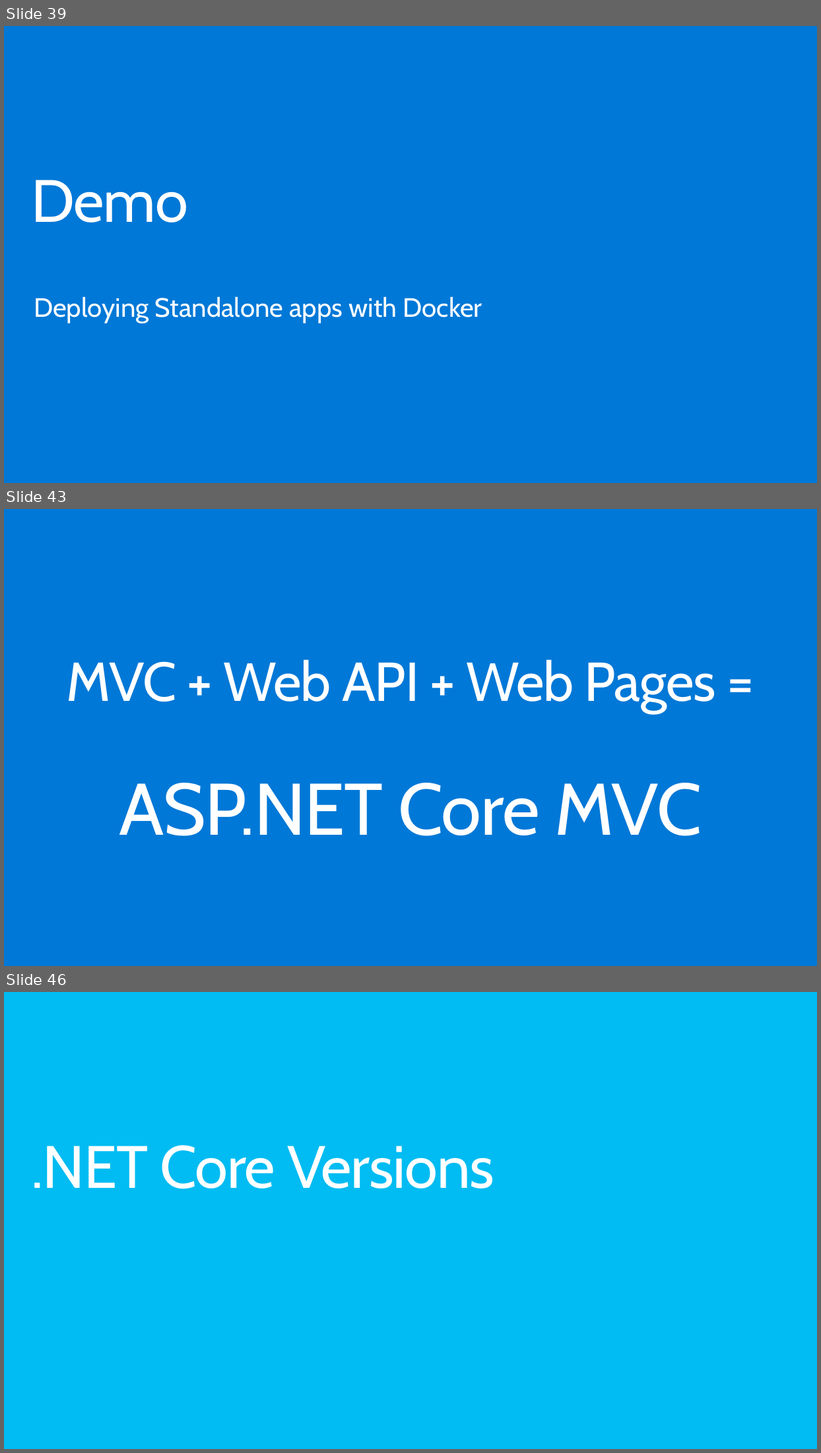
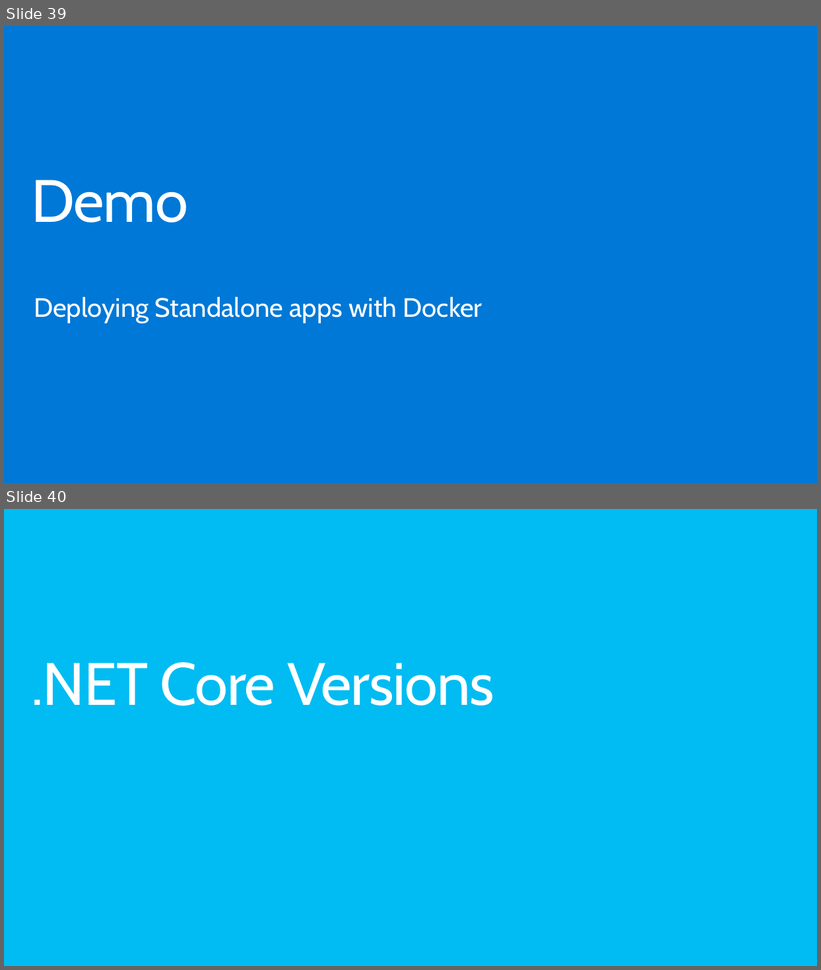
Before and after one commit to dotnet-presentations/dotnetcore-workshop, a slide deck: 1-Overview-Tools-Acquisition/netcore-workshop-overview-tools.pptx. Shown one above the other, each under a label of ours: slides 39, 43 and 46 before the commit, slides 39 and 40 after it; the slides between them are not shown. The pictures are 821x1453 and 821x970 pixels, drawn with LibreOffice and Linux fonts; fonts in the diff are those of the drawing; background and template pictures are left out. Boxes give left, top, right and bottom in pixels: in the first picture for what was removed or moved away, otherwise in the second. Text is boxed around its words. In the diff, an @@ line names an element or a change of style, - is before the commit and + after.

```diff
--- a/1-Overview-Tools-Acquisition/netcore-workshop-overview-tools.pptx
+++ b/1-Overview-Tools-Acquisition/netcore-workshop-overview-tools.pptx
@@ slide 43 removed at [4, 509, 817, 966], background #0078D7 @@
@@ text removed at [67, 659, 716, 836] @@
-MVC + Web API + Web Pages =
-ASP.NET Core MVC
@@ what was slide 46 is now slide 40 @@
```
Also in this commit, not shown: 22 other slides removed, 1 other file.
